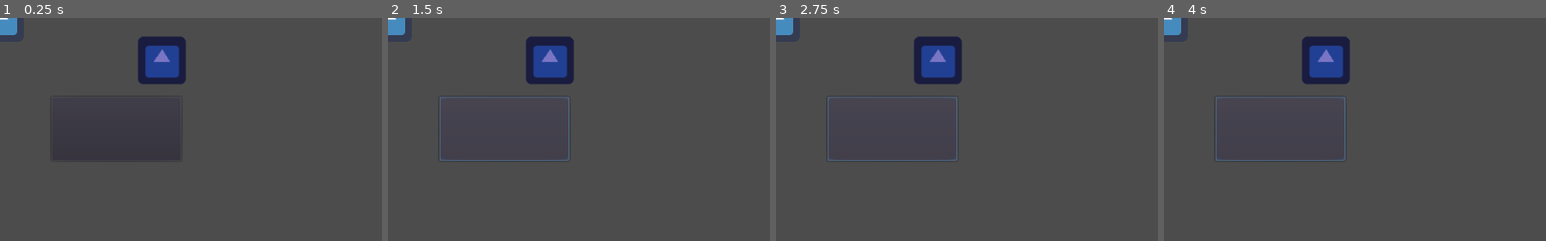
Above: before the commit, frames 1-4 (left to right).
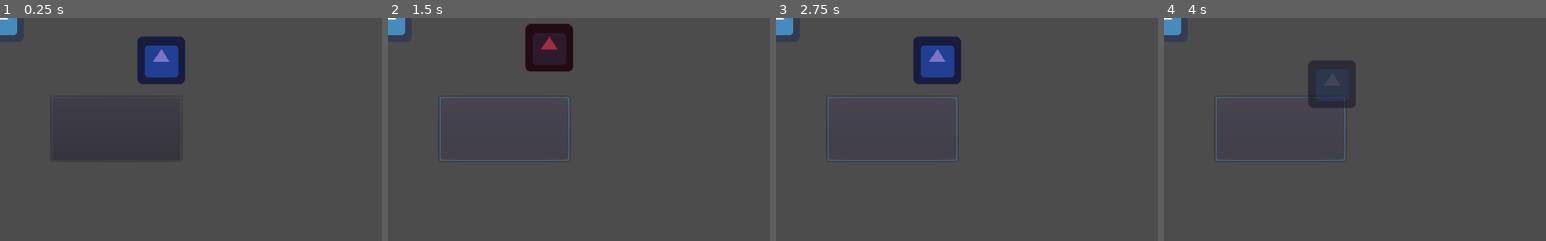
Above: after the commit, the same moments.

Repository: Dahl99/IMT2581_GroupJam
Game: Godot game, scene res://source/game_manager/game_manager.tscn
The game is run twice, just before and just after one commit, with the same random seed, the same clock (stepped at 60 frames per second) and the same inputs. The engine's default icon, where the game draws it, is replaced by a stand-in: a white triangle on a blue panel in a dark square.
Inputs (mouse positions are % of the whole screen's width and height, from its top left):
- Up to frame 1 (0.25 s): no input
- Up to frame 2 (1.5 s): click (15, 25) at 0.5 s; click (15, 25) at 1.25 s
- Up to frame 3 (2.75 s): click (15, 25) at 2 s
- Up to frame 4 (4 s): tap Enter at 2.75 s; tap 8 (8) at 2.85, 3.8 s; tap P (P) at 3.05, 3.6 s; tap Space (Space) at 3.5 s
The pictures show only the part of the screen within x 0-50%, y 0-50%; the shares and areas given below are measured in that part.

The runs differ from the first frame. In frame 1, 0.2% of the frame differs, in the area x 36-49%, y 8-30%; in frame 2, 3.1%; in frame 3, 0.2%; in frame 4, 3.8%, in the area x 36-51%, y 8-41%.

Commit message:
Probably something useful

Diff:
--- a/source/enemy/enemy.gd
+++ b/source/enemy/enemy.gd
@@ -9,7 +9,6 @@
 
 var max_health = 5
 export (int) var health = 5
-var dead : bool = false
 
 # This function PREPARES the attack. It's the same as indication
 # that the enemy is about to attack. The attacking happens in
@@ -24,10 +23,13 @@
 
 func _ready():
 	start_prepare_timer()
-	get_parent().connect("deal_damage", self, "_on_take_damage")
+	get_parent().connect("player_deal_damage", self, "_on_take_damage")
 
-func die():
+func _die():
 	health = max_health
+
+	attack_timer.stop()
+	prepare_timer.stop()
 
 	animation_player.clear_queue()
 	animation_player.play("Die")
@@ -36,7 +38,11 @@
 
 func _on_take_damage():
 	health = health - 1
-	animation_player.play("Take Damage")
+	if health <= 0:
+		_die()
+	else:
+		animation_player.play("Take Damage")
+
 
 func _on_AttackTimer_timeout():
 	animation_player.play("Attack")
--- a/source/enemy/enemy.tscn
+++ b/source/enemy/enemy.tscn
@@ -55,7 +55,7 @@
 "times": PoolRealArray( 0, 1 ),
 "transitions": PoolRealArray( 1, 1 ),
 "update": 0,
-"values": [ Color( 0.478431, 0.462745, 0.772549, 1 ), Color( 0, 0, 0, 1 ) ]
+"values": [ Color( 0.478431, 0.462745, 0.772549, 1 ), Color( 0, 0, 0, 0 ) ]
 }
 
 [sub_resource type="Animation" id=3]
--- a/source/game_manager/game_manager.gd
+++ b/source/game_manager/game_manager.gd
@@ -2,6 +2,7 @@
 
 # Preloading
 onready var player = preload("res://source/player/player.tscn").instance()
+onready var enemy = preload("res://source/enemy/enemy.tscn").instance()
 
 # Signals
 signal enemy_deal_damage
@@ -15,18 +16,14 @@
 
 	randomize() 			# Randomizes rng seed
 
+	add_child(enemy)
+	enemy.position = Vector2(216, 57)
+
 	self.add_child(player)	# Adding player to scene
 
 func _conecc_enemy():
-	for child in get_children():
-		if child.name == "Enemy":
-			child.connect("attack", self, "_attack_by_enemy")
-			child.connect("prepare_attack", self, "_prepare_attack")
-
-func _connec_player():
-	for child in get_children():
-		if child.name == "Player":
-			child.connect("deal_damage", self, "_attack_enemy")
+	enemy.connect("attack", self, "_attack_by_enemy")
+	enemy.connect("prepare_attack", self, "_prepare_attack")
 
 
 func _conecc_player():
@@ -41,28 +38,21 @@
 
 
 # Is supposed to be run when player evades
-func player_evade_attack():
+func _player_evade_attack():
 	evade_damage = true
 	pass
 
 # Function to be executed when player presses attack button
-func player_attack():
+func _player_attack():
 	emit_signal("player_deal_damage")
 
 # Is run when the attack signal is sent.
 # Will deal damage to player if not evaded
 func _attack_by_enemy():
-	if evade_damage:
-		# No damage taken, the player must use dodge though.
-		pass
-	else:
+	if !evade_damage:
+		print ("hello")
 		emit_signal("enemy_deal_damage")
-		pass
-
-func _attack_enemy():
-	emit_signal("deal_damage")
-
 
 func _on_Button_button_down():
-	_attack_enemy()
+	_player_attack()
 	pass # Replace with function body.
--- a/source/game_manager/game_manager.tscn
+++ b/source/game_manager/game_manager.tscn
@@ -1,13 +1,9 @@
-[gd_scene load_steps=3 format=2]
+[gd_scene load_steps=2 format=2]
 
 [ext_resource path="res://source/game_manager/game_manager.gd" type="Script" id=1]
-[ext_resource path="res://source/enemy/enemy.tscn" type="PackedScene" id=2]
 
 [node name="GameManager" type="Node2D"]
 script = ExtResource( 1 )
-
-[node name="Enemy" parent="." instance=ExtResource( 2 )]
-position = Vector2( 216.951, 57.1808 )
 
 [node name="Button" type="Button" parent="."]
 margin_left = 69.0
